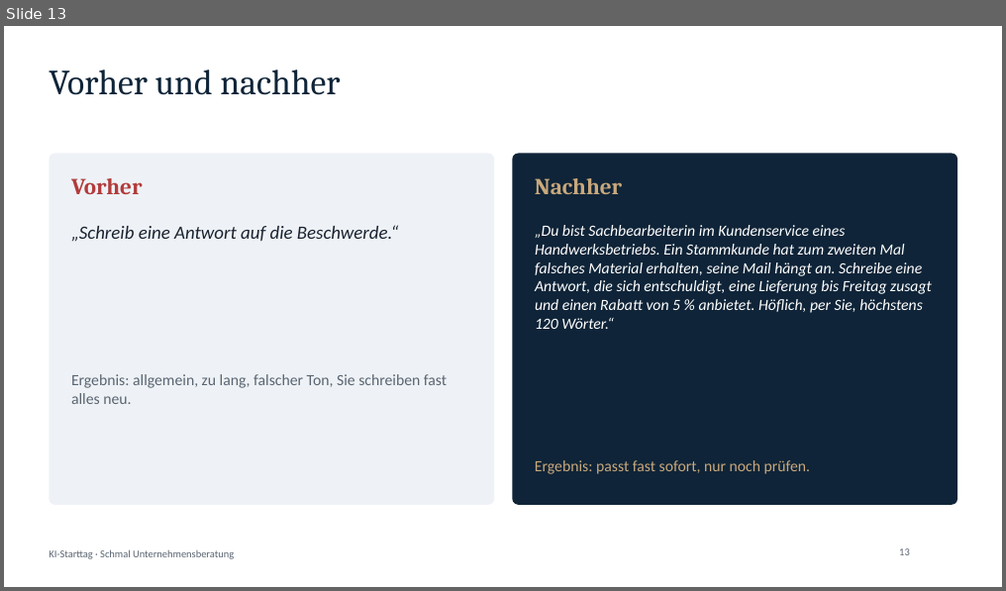
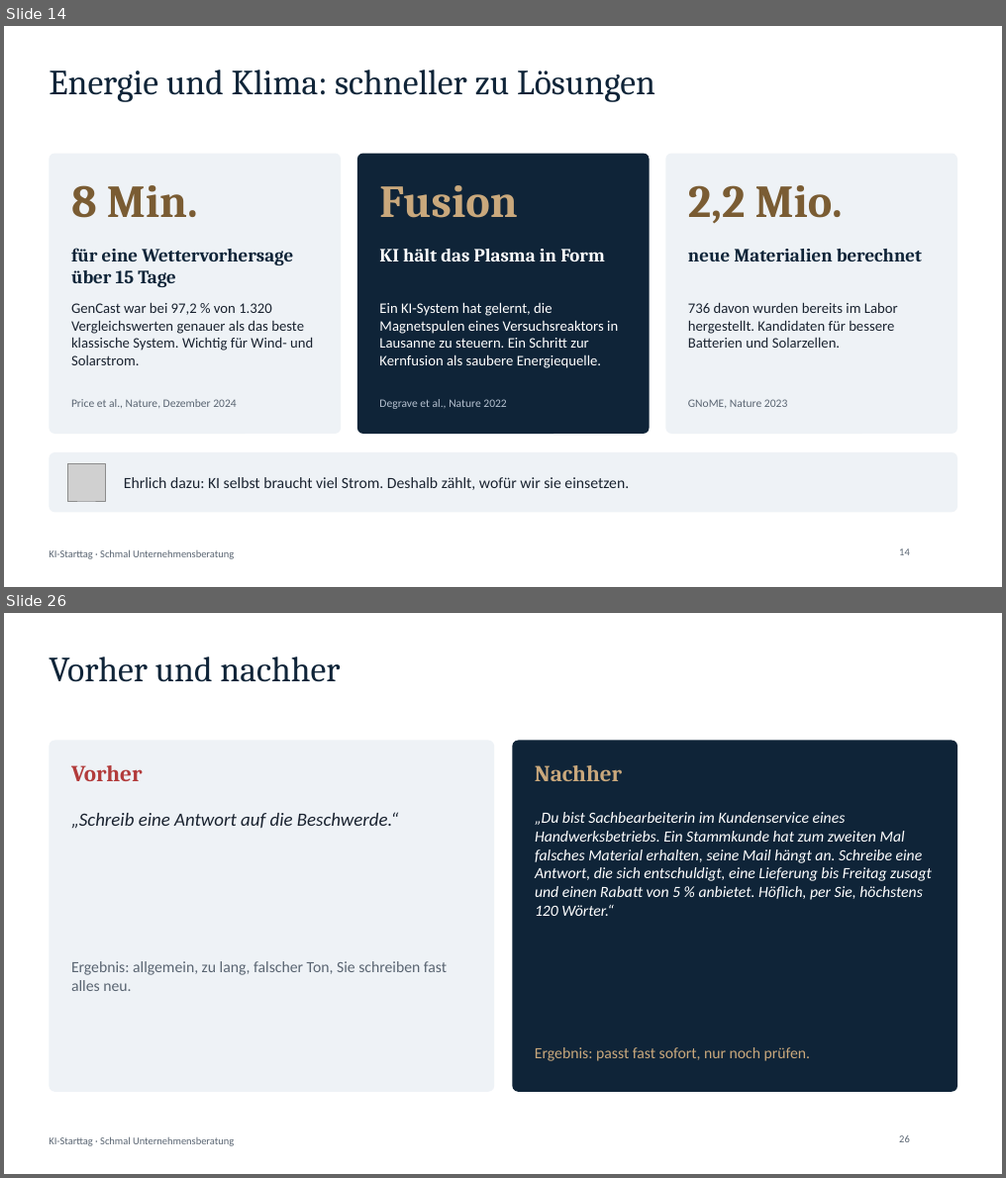
Before and after one commit to ESUnternehmensberatung/schmal-unternehmensberatung-website, a slide deck: starttag/KI-Starttag-Praesentation.pptx. Shown one above the other, each under a label of ours: slide 13 before the commit, slides 14 and 26 after it; the slides between them are not shown. The pictures are 1006x591 and 1006x1178 pixels, drawn with LibreOffice and Linux fonts; fonts in the diff are those of the drawing; grey boxes stand for pictures; background and template pictures are left out. Boxes give left, top, right and bottom in pixels: in the first picture for what was removed or moved away, otherwise in the second. Text is boxed around its words. In the diff, an @@ line names an element or a change of style, - is before the commit and + after.

```diff
--- a/starttag/KI-Starttag-Praesentation.pptx
+++ b/starttag/KI-Starttag-Praesentation.pptx
@@ slide 14 added at (4, 26, 1002, 587), background #FFFFFF; not listed: 1 template element that a slide beside it also shows @@
@@ title added at (49, 70, 655, 102), 34 pt, text #0F2438 @@
+Energie und Klima: schneller zu Lösungen
@@ rounded rectangle added at (49, 154, 341, 434), fill #EEF2F6 @@
@@ rounded rectangle added at (357, 154, 649, 434), fill #0F2438 @@
@@ rounded rectangle added at (665, 154, 957, 434), fill #EEF2F6 @@
@@ text added at (71, 185, 198, 218), 44 pt, text #7A5C33, bold @@
+8 Min.
@@ text added at (379, 185, 517, 218), 44 pt, text #C9A87C, bold @@
+Fusion
@@ text added at (688, 185, 843, 224), 44 pt, text #7A5C33, bold @@
+2,2 Mio.
@@ text added at (71, 248, 293, 287), 18 pt, text #0F2438, bold @@
+für eine Wettervorhersage über 15 Tage
@@ text added at (379, 249, 605, 262), 18 pt, text #FFFFFF, bold @@
+KI hält das Plasma in Form
@@ text added at (688, 249, 922, 262), 18 pt, text #0F2438, bold @@
+neue Materialien berechnet
@@ text added at (71, 302, 313, 366), 14 pt, text #1A2330 @@
+GenCast war bei 97,2 % von 1.320 Vergleichswerten genauer als das beste klassische System. Wichtig für Wind- und Solarstrom.
@@ text added at (379, 302, 618, 369), 14 pt, text #FFFFFF @@
+Ein KI-System hat gelernt, die Magnetspulen eines Versuchsreaktors in Lausanne zu steuern. Ein Schritt zur Kernfusion als saubere Energiequelle.
@@ text added at (688, 302, 898, 348), 14 pt, text #1A2330 @@
+736 davon wurden bereits im Labor hergestellt. Kandidaten für bessere Batterien und Solarzellen.
@@ text added at (71, 399, 236, 408), 11 pt, text #5A6572 @@
+Price et al., Nature, Dezember 2024
@@ text added at (379, 399, 506, 409), 11 pt, text #B4C0CF @@
+Degrave et al., Nature 2022
@@ text added at (688, 399, 787, 408), 11 pt, text #5A6572 @@
+GNoME, Nature 2023
@@ rounded rectangle added at (49, 453, 957, 513), fill #EEF2F6 @@
@@ picture added at (67, 464, 105, 501) @@
@@ text added at (124, 477, 629, 490), 15 pt, text #1A2330 @@
+Ehrlich dazu: KI selbst braucht viel Strom. Deshalb zählt, wofür wir sie einsetzen.
@@ page number added at (899, 549, 910, 556), 10 pt, text #5A6572 @@
+14
@@ what was slide 13 is now slide 26 @@
@@ page number at (899, 1136, 910, 1143): text changed @@
-13
+26
```
Also in this commit, not shown: 13 slides changed, 24 other slides added, 4 other files.
